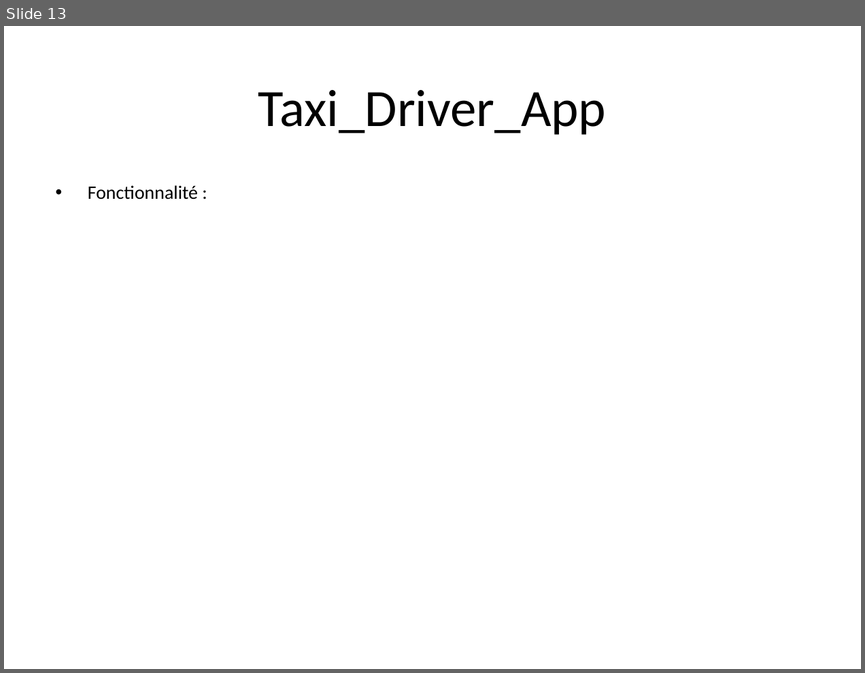
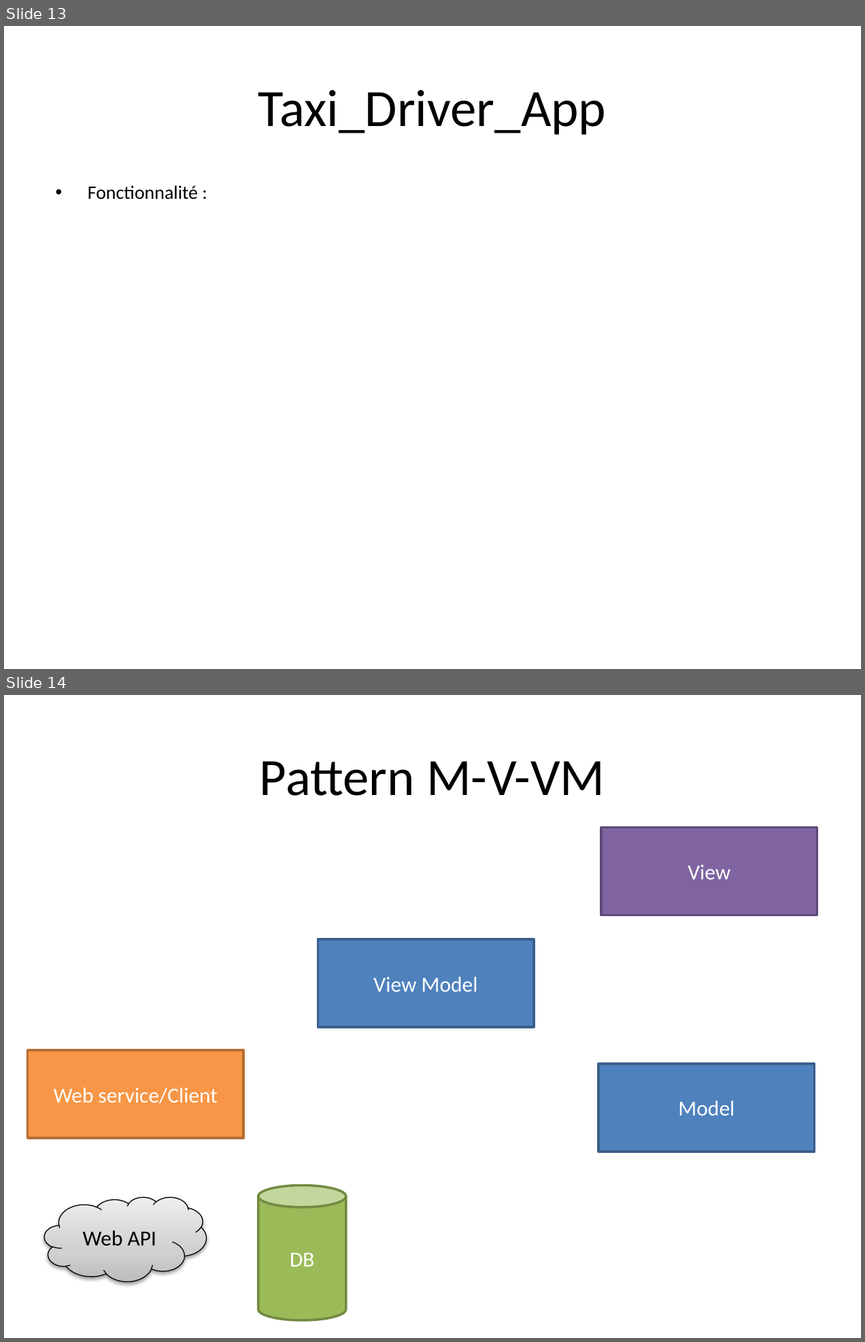
Before and after one commit to Devsaci/projest-taxi_app-reference, a slide deck: Taxi_App Presentation.pptx. Shown one above the other, each under a label of ours: slide 13 before the commit, slides 13 and 14 after it. The pictures are 865x673 and 865x1342 pixels, drawn with LibreOffice and Linux fonts; fonts in the diff are those of the drawing. Boxes give left, top, right and bottom in pixels: in the first picture for what was removed or moved away, otherwise in the second. Text is boxed around its words. In the diff, an @@ line names an element or a change of style, - is before the commit and + after.

```diff
--- a/Taxi_App Presentation.pptx
+++ b/Taxi_App Presentation.pptx
@@ slide 14 added at [4, 695, 861, 1338], background #FFFFFF @@
@@ title added at [260, 761, 604, 796], 44 pt, text #000000 @@
+Pattern M-V-VM
@@ rectangle added at [601, 828, 817, 915], fill #8064A2, outline #5F4A78 2 pt, 18 pt, text #FFFFFF @@
+View
@@ rectangle added at [317, 939, 534, 1027], fill #4F81BD, outline #3A5F8C 2 pt, 18 pt, text #FFFFFF @@
+View Model
@@ rectangle added at [28, 1050, 244, 1137], fill #F79646, outline #B76F34 2 pt, 18 pt, text #FFFFFF @@
+Web service/Client
@@ rectangle added at [598, 1064, 815, 1151], fill #4F81BD, outline #3A5F8C 2 pt, 18 pt, text #FFFFFF @@
+Model
@@ cloud added at [44, 1197, 206, 1281], fill gradient #BDBDBD to #D1D1D1 to #EEEEEE, outline #000000 0.75 pt, 18 pt, text #000000 @@
+Web API
@@ cylinder added at [258, 1185, 346, 1320], fill #9BBB59, outline #738A42 2 pt, 18 pt, text #FFFFFF @@
+DB
```
Also in this commit, not shown: 1 other slide added, 28 other files.
